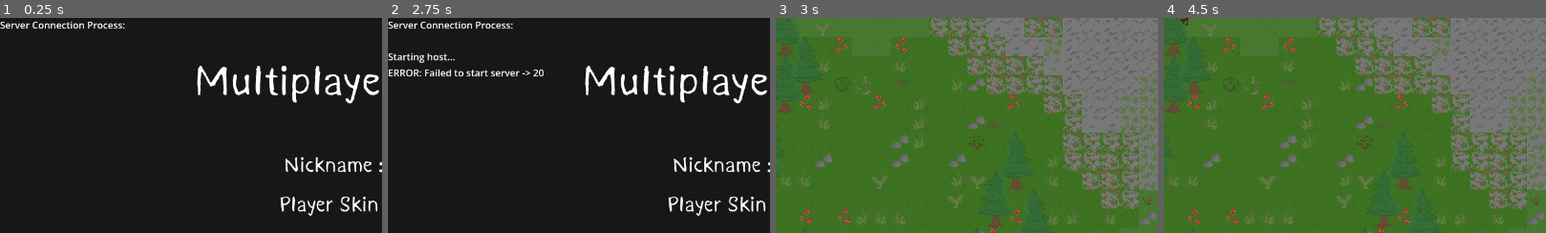
Above: before the commit, frames 1-4 (left to right).
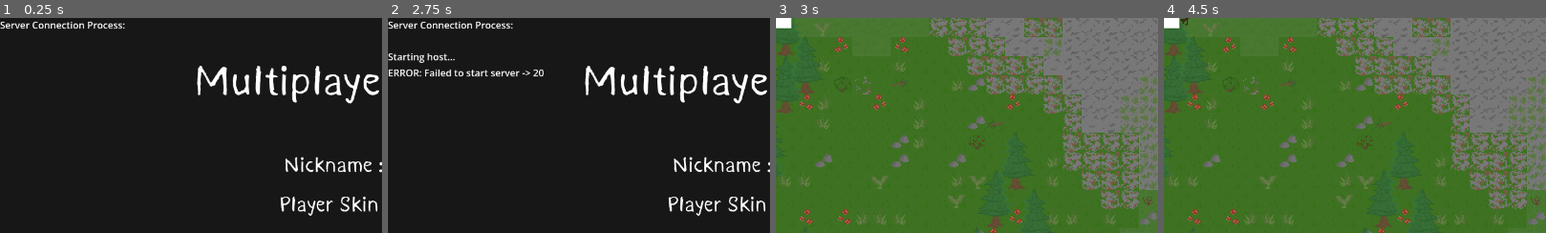
Above: after the commit, the same moments.

Repository: darthchicken4/MultiSurvivor
Game: Godot game, scene res://scenes/level/level.tscn
Two runs of this game, one before a commit and one after it. Both use one fixed random seed, a clock stepped at 60 frames per second and the inputs below.
Inputs (mouse positions are % of the whole screen's width and height, from its top left):
- Up to frame 1 (0.25 s): no input
- Up to frame 2 (2.75 s): click (57, 34) at 0.52 s; type "Alex" at 0.6 s; click (58, 43) at 0.75 s; type "12" at 0.83 s; click (57, 53) at 0.98 s; type "12" at 1.07 s; click (58, 62) at 1.27 s; type "12" at 1.35 s; click "HOST" at 2 s
- Up to frame 3 (3 s): click "JOIN" at 2.75 s
- Up to frame 4 (4.5 s): tap Enter at 3.5 s; move the mouse to (72, 45) at 3.52 s; hold D (move_right) 3.53-4.25 s; hold Shift (shift) 3.53-4.25 s; click (72, 45) at 3.67 s; tap Space at 4.25 s; drag from (30, 55) to (1, 0) at 4.27 s
The pictures show only the part of the screen within x 0-50%, y 0-50%; the shares and areas given below are measured in that part.

Frames 1-2 are identical in both runs. In frame 3, 0.2% of the frame differs, in the area x 0-4%, y 0-5%; in frame 4, 0.2%.

Commit message:
fix pathfind

Diff:
--- a/Godot2DSurvivalMultiplayer/scenes/animals/animal_spawner/animal_spawned.gd
+++ b/Godot2DSurvivalMultiplayer/scenes/animals/animal_spawner/animal_spawned.gd
@@ -1,20 +1,18 @@
-extends Node2D
+extends MultiplayerSpawner
 
 
 @export var chiken: PackedScene
 @export var hog :PackedScene
 @export var tilemap_index = TileMapLayer
-@onready var multiplayer_spawner = $MultiplayerSpawner
+@onready var multiplayer_spawner = $"."
 @export var animal_ammount  = 20
 
 @export var animal = 0
 func _ready() -> void:
-	spawn()
+	pass
 
 
-func spawn():
-	pass
-###
+
 	#if not multiplayer_spawner.is_server():
 	#	return
 
--- a/Godot2DSurvivalMultiplayer/scenes/animals/animal_spawner/animal_spawned.tscn
+++ b/Godot2DSurvivalMultiplayer/scenes/animals/animal_spawner/animal_spawned.tscn
@@ -1,14 +1,15 @@
 [gd_scene format=3 uid="uid://bschu41uk2afi"]
 
 [ext_resource type="Script" uid="uid://bkif4sa0c46w4" path="res://scenes/animals/animal_spawner/animal_spawned.gd" id="1_rfw6o"]
-[ext_resource type="PackedScene" uid="uid://cgrc50281q6fj" path="res://scenes/animals/chiken/chiken.tscn" id="2_fe5vo"]
-[ext_resource type="PackedScene" uid="uid://bbsinlr2myoij" path="res://scenes/animals/hog/hog.tscn" id="3_20jlv"]
 
-[node name="AnimalSpawner" type="Node2D" unique_id=1586108228]
+[sub_resource type="QuadMesh" id="QuadMesh_rfw6o"]
+
+[node name="animal_spawner" type="MultiplayerSpawner" unique_id=1876205315]
 script = ExtResource("1_rfw6o")
-chiken = ExtResource("2_fe5vo")
-hog = ExtResource("3_20jlv")
 
-[node name="MultiplayerSpawner" type="MultiplayerSpawner" parent="." unique_id=1876205315]
-_spawnable_scenes = PackedStringArray("uid://cgrc50281q6fj", "uid://cgrc50281q6fj")
-spawn_limit = 5
+[node name="AnimalSpawner" type="Node2D" parent="." unique_id=1586108228]
+
+[node name="MeshInstance2D" type="MeshInstance2D" parent="." unique_id=1760088905]
+position = Vector2(3, 2.000001)
+scale = Vector2(46.499996, 30.5)
+mesh = SubResource("QuadMesh_rfw6o")
--- a/Godot2DSurvivalMultiplayer/scenes/animals/chiken/chiken.gd
+++ b/Godot2DSurvivalMultiplayer/scenes/animals/chiken/chiken.gd
@@ -9,7 +9,7 @@
 @export var speed: float = 50.0
 @export  var wander_dir = 3
 @export var wander_timer = 4
-@export var health = 30.0
+@export var health = 20.0
 @export var drops = PackedScene
 
 
--- a/Godot2DSurvivalMultiplayer/scenes/animals/hog/hog.gd
+++ b/Godot2DSurvivalMultiplayer/scenes/animals/hog/hog.gd
@@ -39,6 +39,8 @@
 	if player:
 		var direction = (player.global_position - global_position).normalized()
 		position -= direction * speed * delta
+		if health < 50:
+			position -= -direction * speed * delta
 	else:
 		wander(delta)
 
--- a/Godot2DSurvivalMultiplayer/scenes/animals/hog/hog.tscn
+++ b/Godot2DSurvivalMultiplayer/scenes/animals/hog/hog.tscn
@@ -16,6 +16,7 @@
 
 [node name="hog" type="CharacterBody2D" unique_id=1795996454]
 script = ExtResource("1_d3cwh")
+health = 40.0
 metadata/_custom_type_script = "uid://c2si8gkbnde0c"
 
 [node name="CollisionShape2D" type="CollisionShape2D" parent="." unique_id=414231049]
